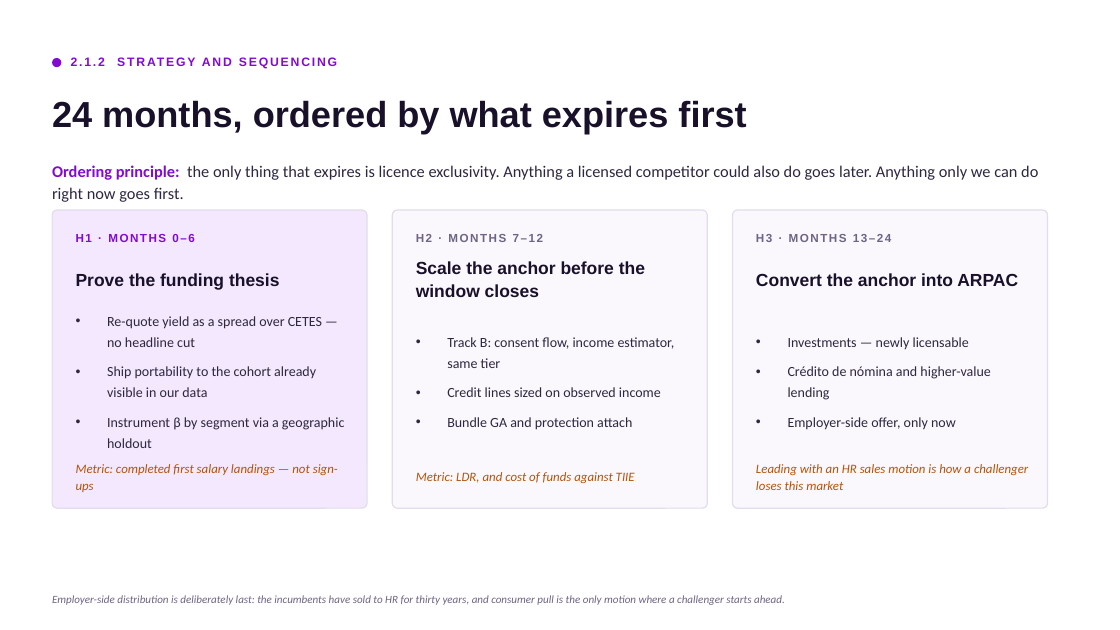
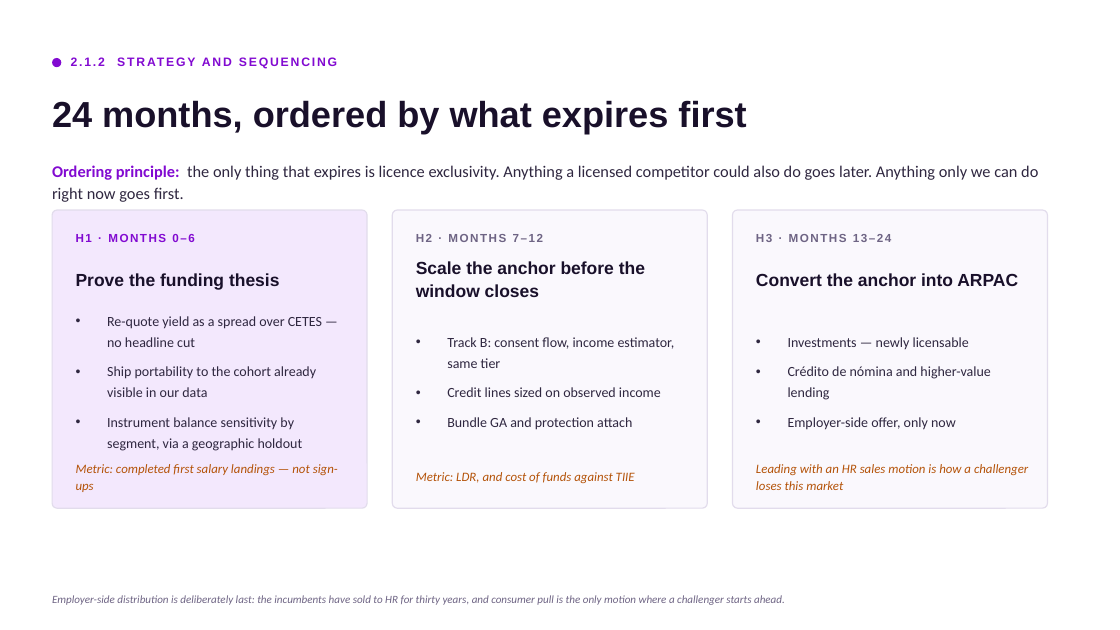
Before and after one commit to cemorr10-debug/nubank-case-prep, a slide deck: slide 6 of deck/Core_Mexico_Business_Case.pptx. Drawn at 1120x630 pixels with LibreOffice and Linux fonts; fonts in the diff are those of the drawing. Boxes give left, top, right and bottom in pixels: in the first picture for what was removed or moved away, otherwise in the second. Text is boxed around its words. In the diff, an @@ line names an element or a change of style, - is before the commit and + after.

```diff
--- a/deck/Core_Mexico_Business_Case.pptx
+++ b/deck/Core_Mexico_Business_Case.pptx
@@ text at bbox=[107, 417, 303, 451]: text changed @@
-• Instrument β by segment via a geographic holdout
+• Instrument balance sensitivity by segment, via a geographic holdout
```
Also in this commit, not shown: 3 other slides changed, 5 other files.
